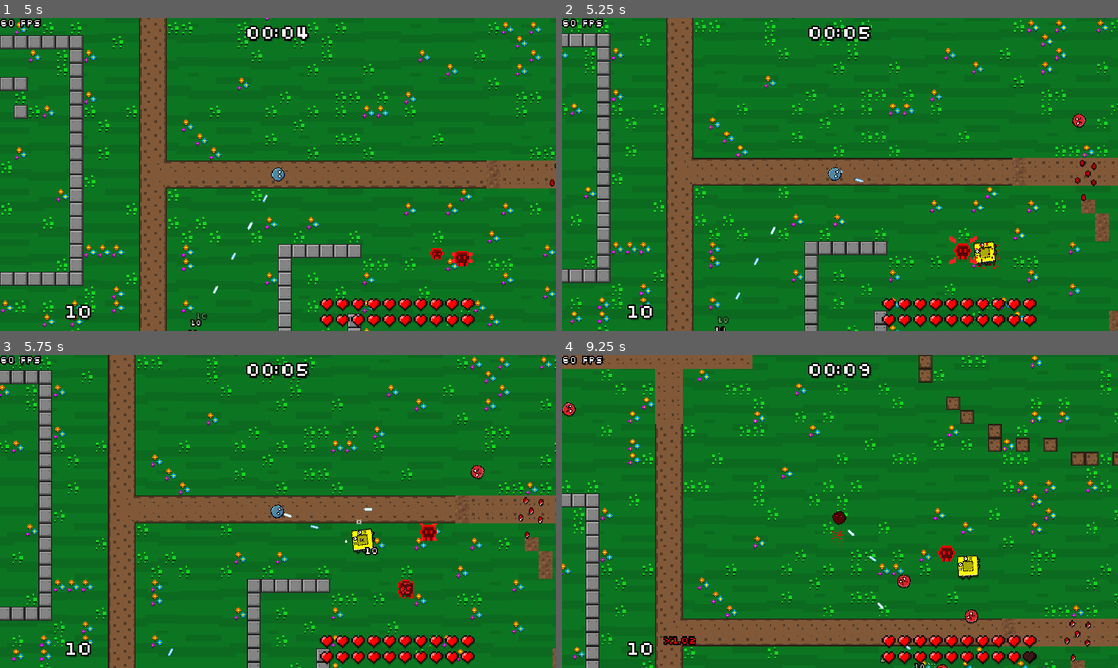
Above: before the commit, frames 1-4 (two rows, left to right).
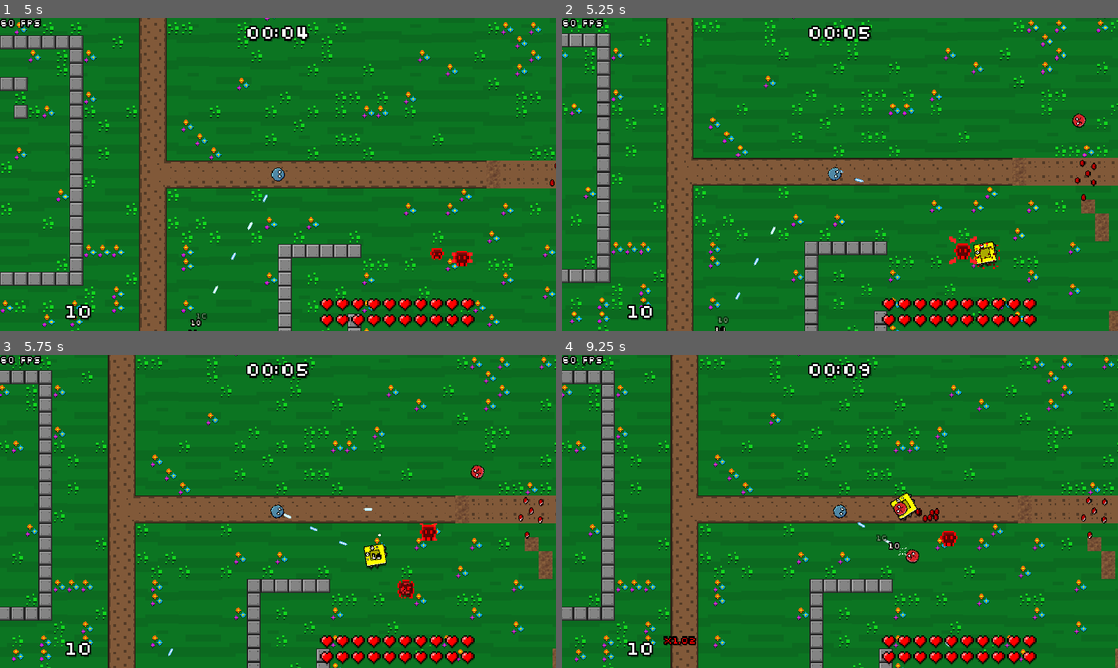
Above: after the commit, the same moments.

Repository: veprogames/top-down-incremental
Game: Godot game, scene res://level/level.tscn
The game is run twice, just before and just after one commit, with the same random seed, the same clock (stepped at 60 frames per second) and the same inputs.
Inputs (mouse positions are in pixels of both pictures, inside the frame that each line leads up to):
- Up to frame 1 (5 s): move the mouse to (305, 174) at 0.52 s; move the mouse to (250, 174) at 1.27 s; move the mouse to (289, 168) at 2.02 s; move the mouse to (272, 180) at 2.77 s; move the mouse to (316, 177) at 3.52 s; move the mouse to (233, 171) at 4.27 s
- Up to frame 2 (5.25 s): move the mouse to (845, 174) at 5.02 s
- Up to frame 3 (5.75 s): no input
- Up to frame 4 (9.25 s): move the mouse to (817, 505) at 5.77 s; move the mouse to (867, 511) at 6.52 s; move the mouse to (812, 511) at 7.27 s; move the mouse to (851, 505) at 8.02 s; move the mouse to (834, 517) at 8.77 s

Frame 1 is identical in both runs. In frame 2, 0.1% of the frame differs, in the area x 74-79%, y 71-80%; in frame 3, 0.6%; in frame 4, 33%, in the area x 0-100%, y 0-100%.

Commit message:
enemy performance tweaks and yellow enemy speed down

Diff:
--- a/enemy/enemies/enemy_black.tscn
+++ b/enemy/enemies/enemy_black.tscn
@@ -12,7 +12,7 @@
 hp = 1e+07
 color = Color(0.12549, 0.12549, 0.12549, 1)
 
-[node name="Sprite" parent="." index="0"]
+[node name="Sprite" parent="Visual" index="1"]
 texture = ExtResource("2_w7se1")
 
 [node name="CollisionShape2D" parent="." index="1"]
--- a/enemy/enemies/enemy_blue.tscn
+++ b/enemy/enemies/enemy_blue.tscn
@@ -19,7 +19,7 @@
 [node name="EnemyMoveBehaviorChase" parent="." index="1" instance=ExtResource("3_uu0y1")]
 speed = 225.0
 
-[node name="Sprite" parent="." index="2"]
+[node name="Sprite" parent="Visual" index="1"]
 texture = ExtResource("2_wa38a")
 
 [node name="CollisionShape2D" parent="." index="3"]
--- a/enemy/enemies/enemy_cyan.tscn
+++ b/enemy/enemies/enemy_cyan.tscn
@@ -12,7 +12,7 @@
 hp = 8000.0
 color = Color(0, 1, 1, 1)
 
-[node name="Sprite" parent="." index="0"]
+[node name="Sprite" parent="Visual" index="1"]
 texture = ExtResource("2_k6xf7")
 
 [node name="CollisionShape2D" parent="." index="1"]
--- a/enemy/enemies/enemy_green.tscn
+++ b/enemy/enemies/enemy_green.tscn
@@ -12,7 +12,7 @@
 hp = 2000.0
 color = Color(0, 1, 0, 1)
 
-[node name="Sprite" parent="." index="0"]
+[node name="Sprite" parent="Visual" index="1"]
 texture = ExtResource("2_nkbcx")
 
 [node name="CollisionShape2D" parent="." index="1"]
--- a/enemy/enemies/enemy_magenta.tscn
+++ b/enemy/enemies/enemy_magenta.tscn
@@ -13,7 +13,7 @@
 hp = 500000.0
 color = Color(1, 0, 1, 1)
 
-[node name="Sprite" parent="." index="0"]
+[node name="Sprite" parent="Visual" index="1"]
 texture = ExtResource("2_d66we")
 
 [node name="CollisionShape2D" parent="." index="1"]
--- a/enemy/enemies/enemy_orange.tscn
+++ b/enemy/enemies/enemy_orange.tscn
@@ -12,7 +12,7 @@
 hp = 150.0
 color = Color(1, 0.501961, 0, 1)
 
-[node name="Sprite" parent="." index="0"]
+[node name="Sprite" parent="Visual" index="1"]
 texture = ExtResource("2_wybay")
 
 [node name="CollisionShape2D" parent="." index="1"]
--- a/enemy/enemies/enemy_purple.tscn
+++ b/enemy/enemies/enemy_purple.tscn
@@ -12,7 +12,7 @@
 hp = 125000.0
 color = Color(0.501961, 0, 1, 1)
 
-[node name="Sprite" parent="." index="0"]
+[node name="Sprite" parent="Visual" index="1"]
 texture = ExtResource("2_721r4")
 
 [node name="CollisionShape2D" parent="." index="1"]
--- a/enemy/enemies/enemy_red.tscn
+++ b/enemy/enemies/enemy_red.tscn
@@ -11,10 +11,10 @@
 [node name="EnemyRed" instance=ExtResource("1_k4h7d")]
 hp = 50.0
 
-[node name="Sprite" parent="." index="1"]
+[node name="Sprite" parent="Visual" index="1"]
 texture = ExtResource("2_tydix")
 
-[node name="CollisionShape2D" parent="." index="2"]
+[node name="CollisionShape2D" parent="." index="1"]
 shape = SubResource("CircleShape2D_1cno8")
 
 [node name="EnemyMoveBehaviorNoise" parent="." index="3" instance=ExtResource("4_drd8a")]
--- a/enemy/enemies/enemy_white.tscn
+++ b/enemy/enemies/enemy_white.tscn
@@ -11,7 +11,7 @@
 hp = 2e+06
 color = Color(1, 1, 1, 1)
 
-[node name="Sprite" parent="." index="0"]
+[node name="Sprite" parent="Visual" index="1"]
 texture = ExtResource("2_nw458")
 
 [node name="CollisionShape2D" parent="." index="1"]
--- a/enemy/enemies/enemy_yellow.tscn
+++ b/enemy/enemies/enemy_yellow.tscn
@@ -12,7 +12,7 @@
 hp = 500.0
 color = Color(1, 1, 0, 1)
 
-[node name="Sprite" parent="." index="0"]
+[node name="Sprite" parent="Visual" index="1"]
 texture = ExtResource("2_bg0i7")
 
 [node name="CollisionShape2D" parent="." index="1"]
@@ -20,8 +20,8 @@
 shape = SubResource("CircleShape2D_hne64")
 
 [node name="EnemyMoveBehaviorChase" parent="." index="3" instance=ExtResource("3_hj8bl")]
-speed = 155.0
+speed = 145.0
 
 [node name="EnemyMoveBehaviorNoise" parent="." index="4" instance=ExtResource("4_q5a64")]
 speed = 3.0
-amplitude = 400.0
+amplitude = 200.0
--- a/enemy/enemy.gd
+++ b/enemy/enemy.gd
@@ -6,8 +6,9 @@
 
 @onready var level: Level = get_tree().current_scene as Level
 @onready var visible_on_screen_notifier_2d: VisibleOnScreenNotifier2D = $VisibleOnScreenNotifier2D
-@onready var sprite: Sprite2D = $Sprite
-@onready var sprite_shadow: Sprite2D = $SpriteShadow
+@onready var sprite: Sprite2D = $Visual/Sprite
+@onready var sprite_shadow: Sprite2D = $Visual/SpriteShadow
+@onready var visual: Node2D = $Visual
 
 var current_hp: float
 
@@ -34,8 +35,7 @@
 	sprite_shadow.position.y = sprite.texture.get_height() / 16.0
 
 	if not visible_on_screen_notifier_2d.is_on_screen():
-		set_process(false)
-		set_physics_process(false)
+		deactivate()
 
 
 func _physics_process(delta: float) -> void:
@@ -105,14 +105,24 @@
 	return sparkle
 
 
-func _on_visible_on_screen_notifier_2d_screen_exited() -> void:
+func activate() -> void:
+	set_process(true)
+	set_physics_process(true)
+	visual.show()
+
+
+func deactivate() -> void:
 	set_process(false)
 	set_physics_process(false)
+	visual.hide()
+
+
+func _on_visible_on_screen_notifier_2d_screen_exited() -> void:
+	deactivate()
 
 
 func _on_visible_on_screen_notifier_2d_screen_entered() -> void:
-	set_process(true)
-	set_physics_process(true)
+	activate()
 
 
 func _on_body_entered(body: Node2D) -> void:
--- a/enemy/enemy.tscn
+++ b/enemy/enemy.tscn
@@ -8,10 +8,12 @@
 monitorable = false
 script = ExtResource("1_kqjdg")
 
-[node name="SpriteShadow" type="Sprite2D" parent="."]
+[node name="Visual" type="Node2D" parent="."]
+
+[node name="SpriteShadow" type="Sprite2D" parent="Visual"]
 modulate = Color(0, 0, 0, 0.501961)
 
-[node name="Sprite" type="Sprite2D" parent="."]
+[node name="Sprite" type="Sprite2D" parent="Visual"]
 
 [node name="CollisionShape2D" type="CollisionShape2D" parent="."]
 
--- a/level/level.gd
+++ b/level/level.gd
@@ -47,8 +47,8 @@
 
 
 func cleanup() -> void:
-	if enemies.get_child_count() > 1024:
+	if enemies.get_child_count() > 256:
 		enemies.get_child(0).queue_free()
-	if gems.get_child_count() > 2048:
+	if gems.get_child_count() > 1024:
 		for i: int in 16:
 			gems.get_child(i).queue_free()
